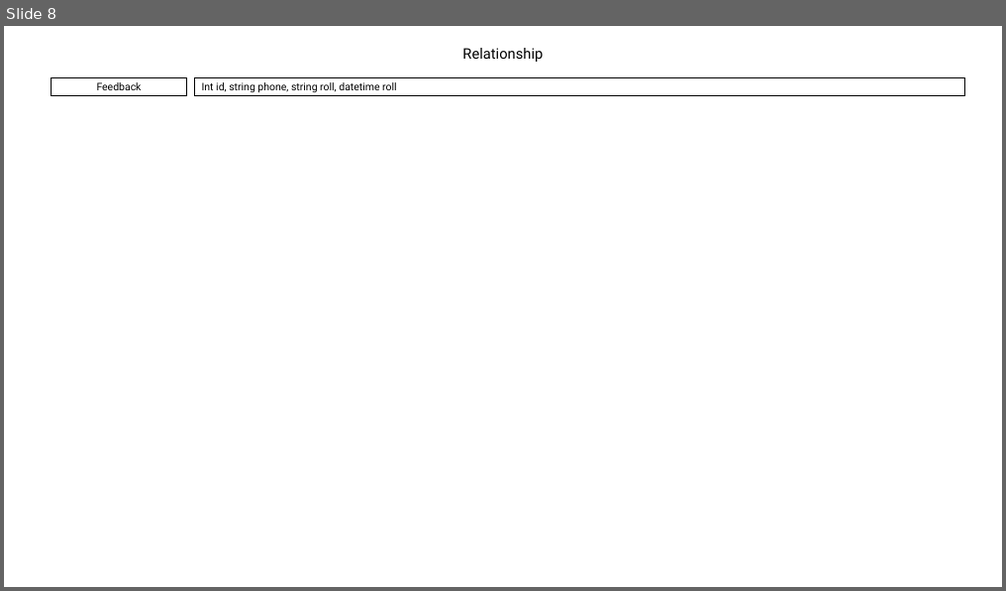
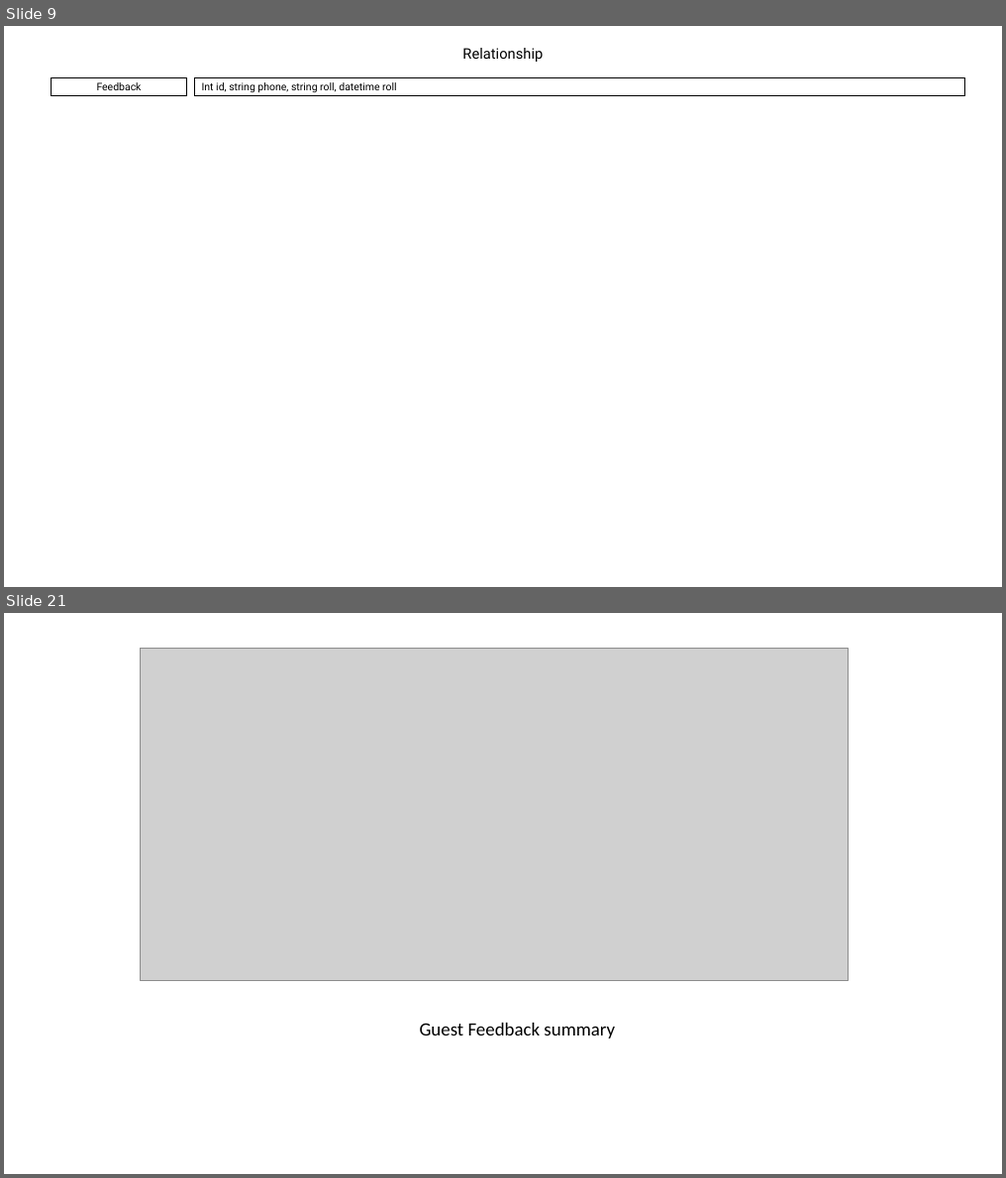
Before and after one commit to mdadalkhan/codebase, a slide deck: projects/biam_hostel_management/Overview.pptx. Shown one above the other, each under a label of ours: slide 8 before the commit, slides 9 and 21 after it; the slides between them are not shown. The pictures are 1006x591 and 1006x1178 pixels, drawn with LibreOffice and Linux fonts; fonts in the diff are those of the drawing; grey boxes stand for pictures. Boxes give left, top, right and bottom in pixels: in the first picture for what was removed or moved away, otherwise in the second. Text is boxed around its words. In the diff, an @@ line names an element or a change of style, - is before the commit and + after.

```diff
--- a/projects/biam_hostel_management/Overview.pptx
+++ b/projects/biam_hostel_management/Overview.pptx
@@ slide 21 added at (4,613,1002,1174), background #FFFFFF @@
@@ picture added at (141,649,847,980) @@
@@ text added at (420,1023,615,1039), 18 pt, text #000000 @@
+Guest Feedback summary
@@ what was slide 8 is now slide 9 @@
```
Also in this commit, not shown: 3 slides changed, 16 other slides added, 3 slides removed, 12 other files.
